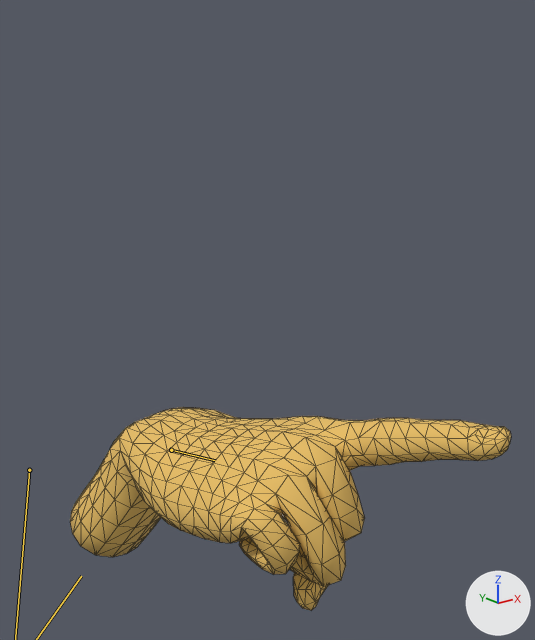
An edit to the glTF model yubit.glb, drawn before and after from the same camera.
Camera for both pictures: a 50 mm lens placed at (-0.192, -0.478, 0.158), pointed at (0.029, -0.201, 0.048). Arrows for +X, +Y and +Z are at lower right; the lights stay in place. The older version comes first. Both versions are drawn at frame 6 of the action 'ー'; the numbers are the values there. The bones that change are drawn over the model as lines. Mesh edges are drawn as thin lines.

Objects in the first picture: 'Hand  - Realistic'.
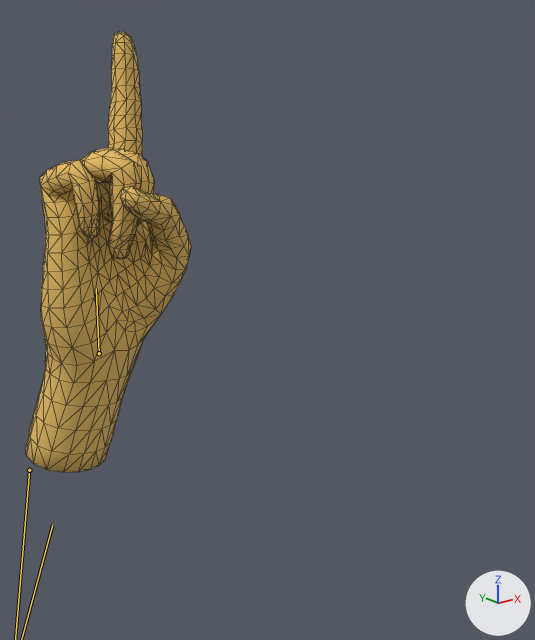
Location of each change, (x1, y1, x2, y2) in pixels of the pictures (535 x 640 px):
'Hand  - Realistic', posed (62% narrower, 117% taller): before (70, 407, 511, 610); after (25, 31, 191, 472)
bone 'DEF-hand.R', root to tip: before (171, 450) to (215, 460); after (99, 353) to (96, 288)

The change in detail:
Bone 'DEF-upper_arm.R.001' (bone_def_upper_arm_r_001) turns from (0, -36, 0) to (0, -25, 0) degrees about its own x, y and z.
Bone 'DEF-forearm.R' (bone_def_forearm_r) turns from (45, -40, -154) to (38, -29, -164) degrees about its own x, y and z.
Bone 'DEF-hand.R' (bone_def_hand_r) turns from (35, -4, 36) to (-15, 2, 12) degrees about its own x, y and z.
